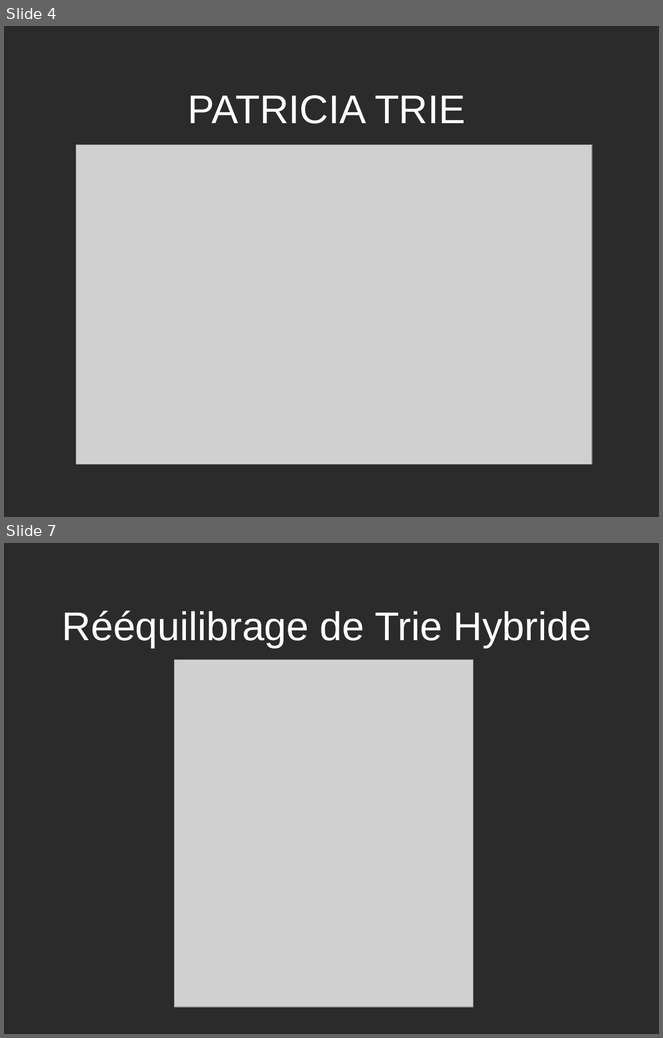
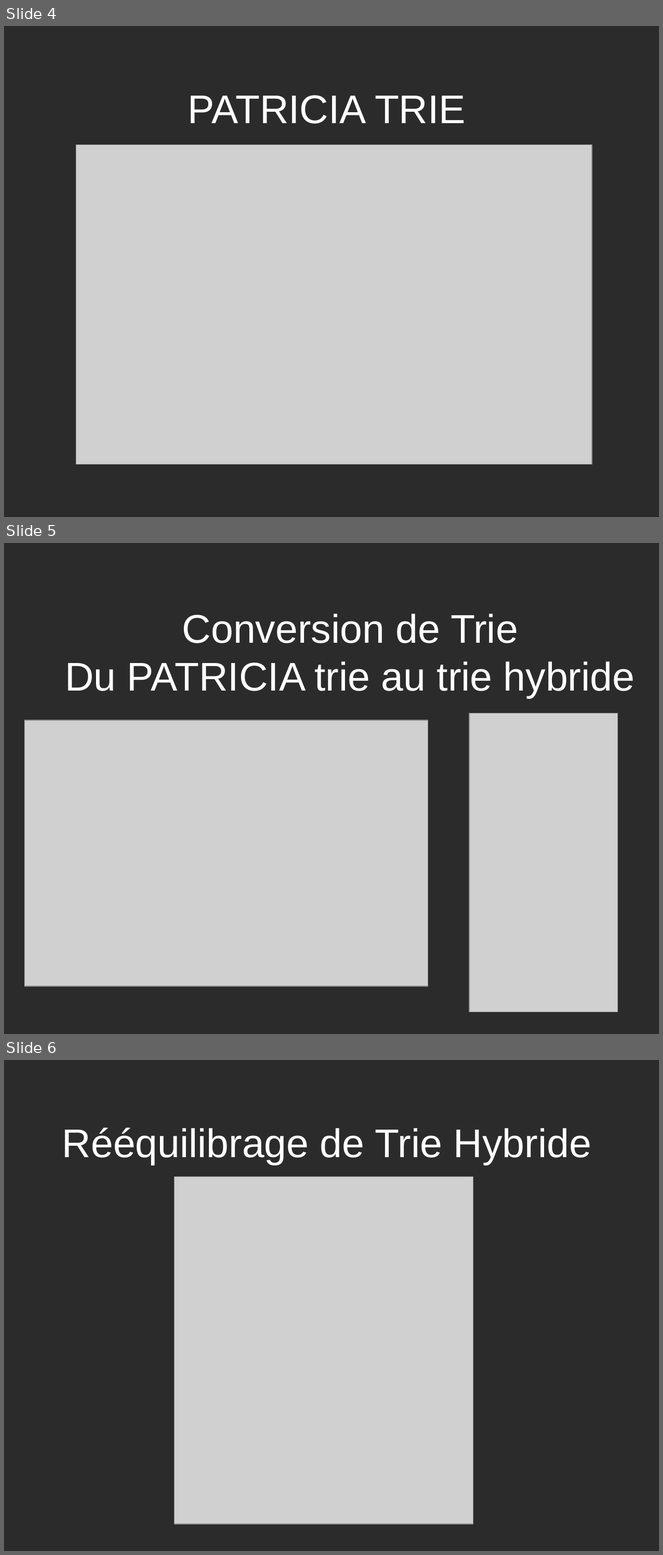
Before and after one commit to Shaolans/Projet_ALGAV_trie, a slide deck: presentation/presentation_algav.odp. Shown one above the other, each under a label of ours: slides 4 and 7 before the commit, slides 4, 5 and 6 after it; the slides between them are not shown. The pictures are 663x1038 and 663x1555 pixels, drawn with LibreOffice and Linux fonts; fonts in the diff are those of the drawing; grey boxes stand for pictures; background and template pictures are left out; a plain dark background stands for a picture behind light text. Boxes give left, top, right and bottom in pixels: in the first picture for what was removed or moved away, otherwise in the second. Text is boxed around its words. In the diff, an @@ line names an element or a change of style, - is before the commit and + after.

```diff
--- a/presentation/presentation_algav.odp
+++ b/presentation/presentation_algav.odp
@@ slide 5 added at (x1=4, y1=543, x2=659, y2=1034), background picture (left out) @@
@@ title added at (x1=65, y1=614, x2=635, y2=698), 44 pt, text #FFFFFF @@
+Conversion de Trie
+Du PATRICIA trie au trie hybride
@@ picture added at (x1=469, y1=714, x2=618, y2=1013) @@
@@ picture added at (x1=24, y1=720, x2=428, y2=987) @@
@@ what was slide 7 is now slide 6 @@
```
Also in this commit, not shown: 2 slides removed, 2 other files.
